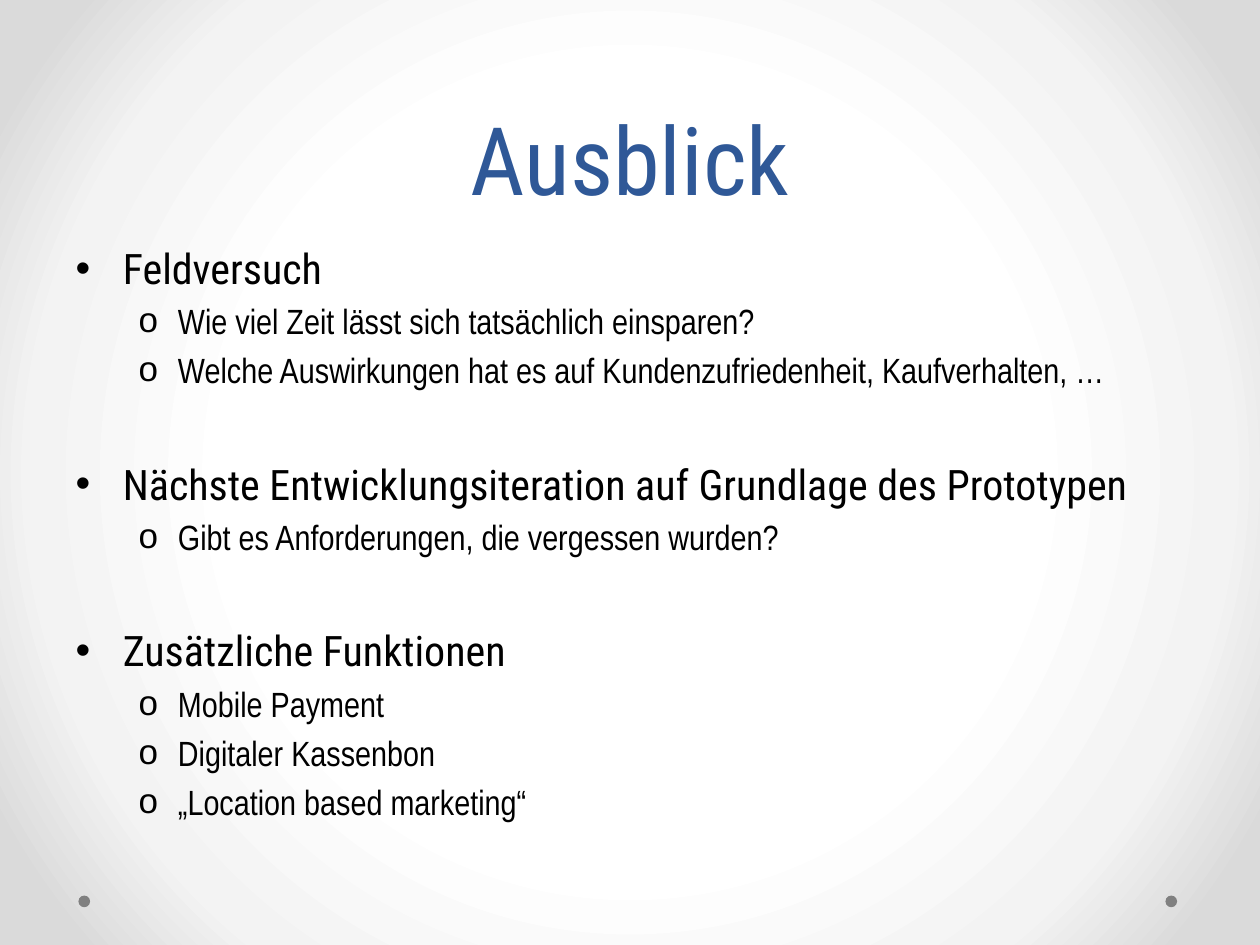
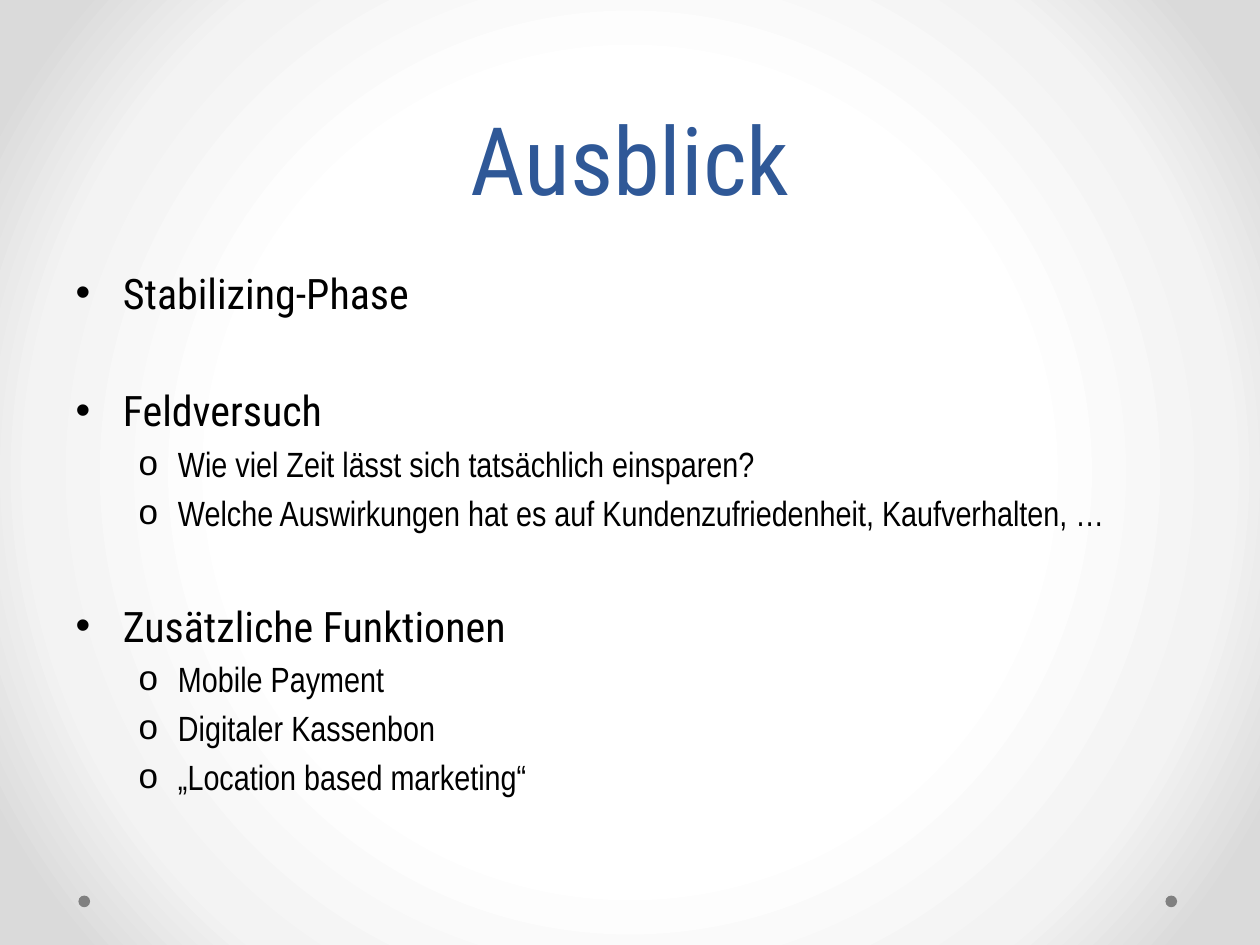
Before and after one commit to ss-proto/PA2, a slide deck: slide 35 of presentation/ss-proto.pptx. Drawn at 1260x945 pixels with LibreOffice and Linux fonts; fonts in the diff are those of the drawing. Boxes give left, top, right and bottom in pixels: in the first picture for what was removed or moved away, otherwise in the second. Text is boxed around its words. In the diff, an @@ line names an element or a change of style, - is before the commit and + after.

```diff
--- a/presentation/ss-proto.pptx
+++ b/presentation/ss-proto.pptx
@@ text at box(123, 277, 409, 318): paragraph added @@
+• Stabilizing-Phase
@@ text at box(123, 468, 1127, 557): paragraphs removed @@
-• Nächste Entwicklungsiteration auf Grundlage des Prototypen
-  o Gibt es Anforderungen, die vergessen wurden?
```
Also in this commit, not shown: 5 other slides changed, 1 slide added, 31 other files.
